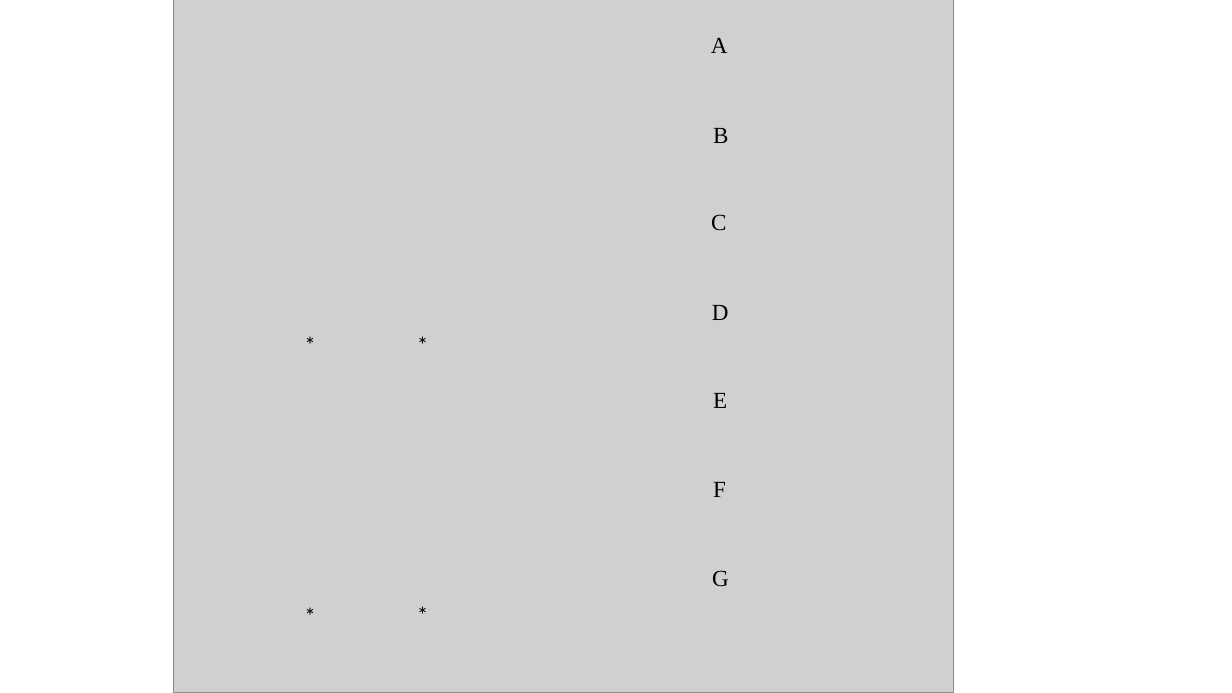
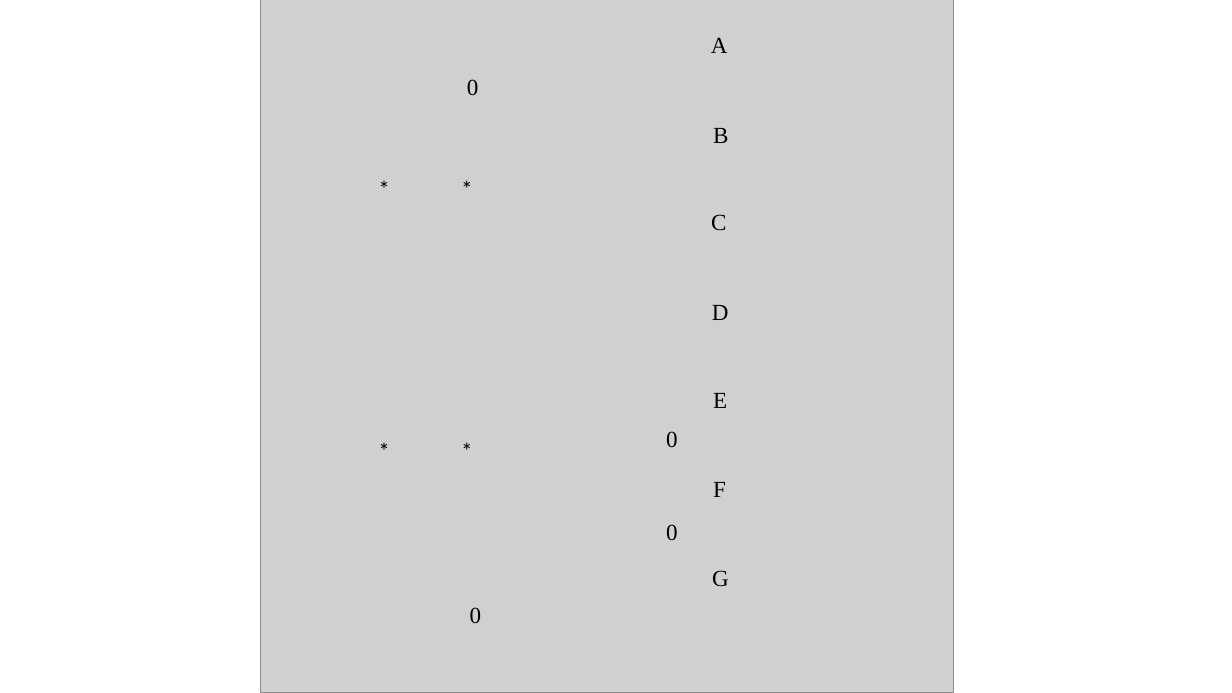
Before and after one commit to ricdesantiago/Wrack_monitoring, a slide deck: slide 1 of figures.pptx. Drawn at 1232x693 pixels with LibreOffice and Linux fonts; fonts in the diff are those of the drawing; grey boxes stand for pictures. Boxes give left, top, right and bottom in pixels: in the first picture for what was removed or moved away, otherwise in the second. Text is boxed around its words. In the diff, an @@ line names an element or a change of style, - is before the commit and + after.

```diff
--- a/figures.pptx
+++ b/figures.pptx
@@ picture: place and size @@
-picture at (174, 0, 954, 693)
+picture at (261, 0, 954, 693)
@@ text added at (467, 79, 479, 95), 18 pt, text #000000 @@
+0
@@ text "*": place and size @@
-text "*" at (296, 326, 326, 363)
+text "*" at (370, 170, 400, 207)
@@ text "*": place and size @@
-text "*" at (408, 326, 438, 363)
+text "*" at (452, 170, 482, 207)
@@ text "*": place and size @@
-text "*" at (296, 597, 326, 634)
+text "*" at (370, 433, 400, 470)
@@ text "*": place and size @@
-text "*" at (408, 596, 438, 633)
+text "*" at (452, 433, 482, 470)
@@ text added at (666, 431, 678, 447), 18 pt, text #000000 @@
+0
@@ text added at (666, 524, 678, 540), 18 pt, text #000000 @@
+0
@@ text added at (470, 607, 482, 623), 18 pt, text #000000 @@
+0
```
Also in this commit, not shown: 2 other slides changed, 7 other files.
